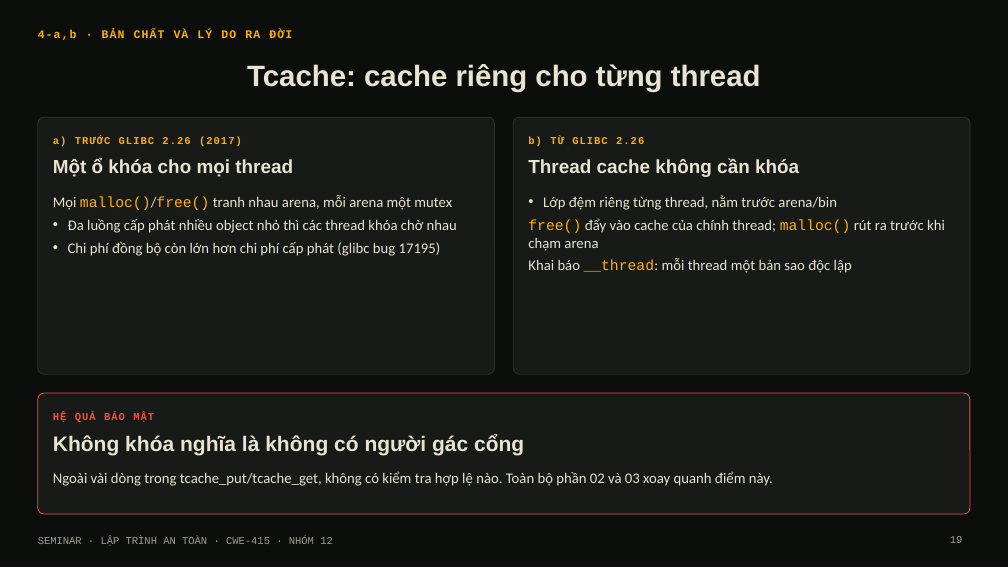
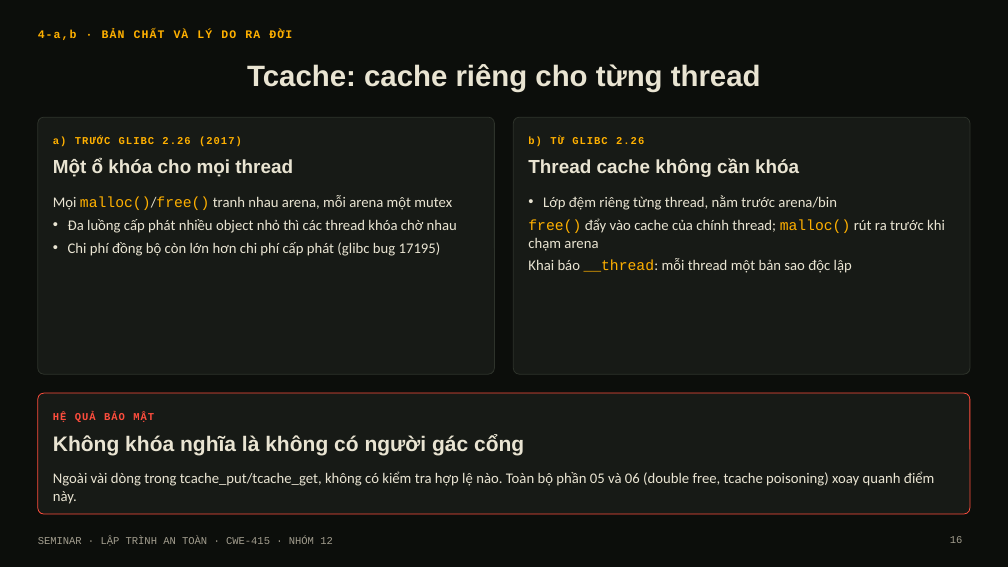
Before and after one commit to Nhan-Laptop/Heap-Double-Free-Attack, a slide deck: slide 16 of Heap-Double-Free-Attack.pptx (slide 19 before the commit). Drawn at 1008x567 pixels with LibreOffice and Linux fonts; fonts in the diff are those of the drawing. Boxes give left, top, right and bottom in pixels: in the first picture for what was removed or moved away, otherwise in the second. Text is boxed around its words. In the diff, an @@ line names an element or a change of style, - is before the commit and + after.

Commit message:
build.js: tach phan arena/chunk/tcache theo dung muc readme, gon lai arena
- Them dashed-line cho 2 diagram dung net dut trong readme (3.2, 3.3)
- Ve lai diagram tcache_perthread_struct (4-c) theo dia chi heap thuc te
  thay vi mo hinh "ngan keo" truu tuong
- Tach "02 Arenas" (truoc gom luon chunk/malloc/bins/tcache) thanh 4
  phan rieng: 02 Arenas, 03 Du lieu tren heap, 04 Tcache - dung muc so
  nhu readme
- Gon noi dung arena tu 6 slide xuong 1 slide tom tat (khong phai
  trong tam seminar)
- Danh so lai cac phan con lai (05-10) va cap nhat muc luc, dividers,
  tham chieu noi bo cho khop

```diff
--- a/Heap-Double-Free-Attack.pptx
+++ b/Heap-Double-Free-Attack.pptx
@@ text at <box>53,471,935,504</box>: text changed @@
-Ngoài vài dòng trong tcache_put/tcache_get, không có kiểm tra hợp lệ nào. Toàn bộ phần 02 và 03 xoay quanh điểm này.
+Ngoài vài dòng trong tcache_put/tcache_get, không có kiểm tra hợp lệ nào. Toàn bộ phần 05 và 06 (double free, tcache poisoning) xoay quanh điểm này.
```
Also in this commit, not shown: 12 other slides changed, 3 slides added, 6 slides removed, 1 other file.
